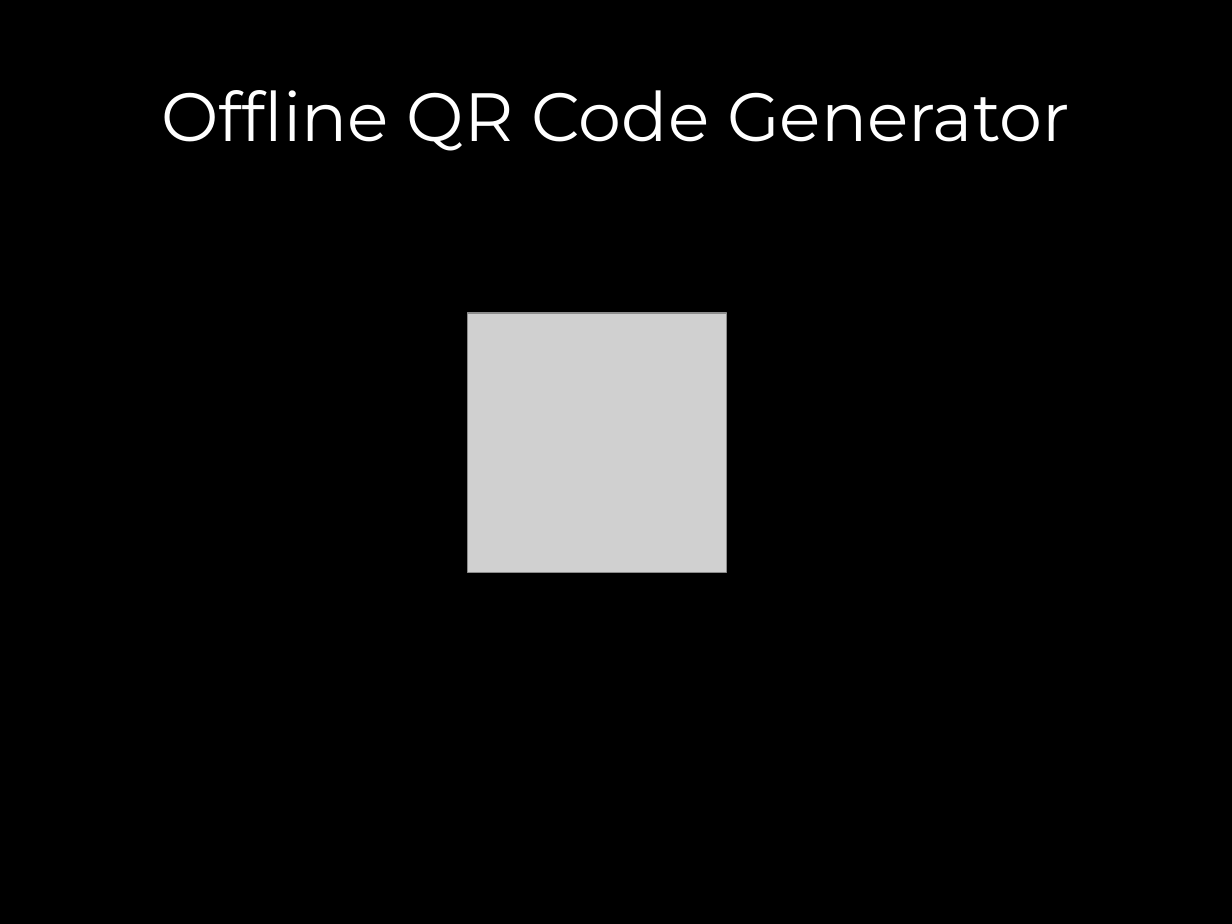
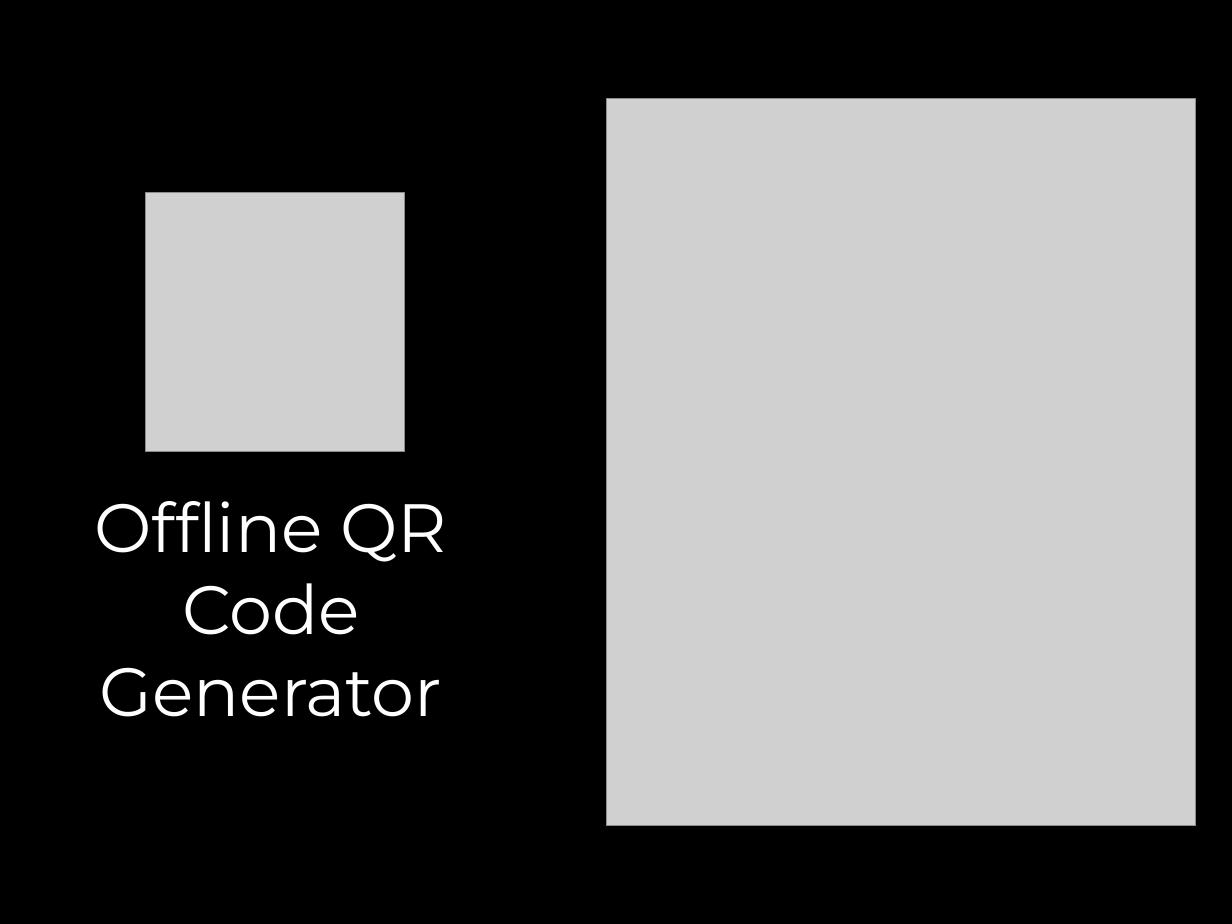
Before and after one commit to Wikinaut/offline-qr-code-35c3, a slide deck: slide 14 of slides.odp (slide 9 before the commit). Drawn at 1232x924 pixels with LibreOffice and Linux fonts; fonts in the diff are those of the drawing; grey boxes stand for pictures. Boxes give left, top, right and bottom in pixels: in the first picture for what was removed or moved away, otherwise in the second. Text is boxed around its words. In the diff, an @@ line names an element or a change of style, - is before the commit and + after.

```diff
--- a/slides.odp
+++ b/slides.odp
@@ picture added at (x1=607, y1=98, x2=1196, y2=826) @@
@@ picture moved from (x1=467, y1=313, x2=727, y2=572) to (x1=145, y1=192, x2=405, y2=452) @@
@@ text "Offline QR Code Generator" rewrapped from (x1=161, y1=90, x2=1070, y2=151) to (x1=95, y1=501, x2=447, y2=717) @@
```
Also in this commit, not shown: 4 other slides changed, 7 slides added, 2 slides removed, 6 other files.
